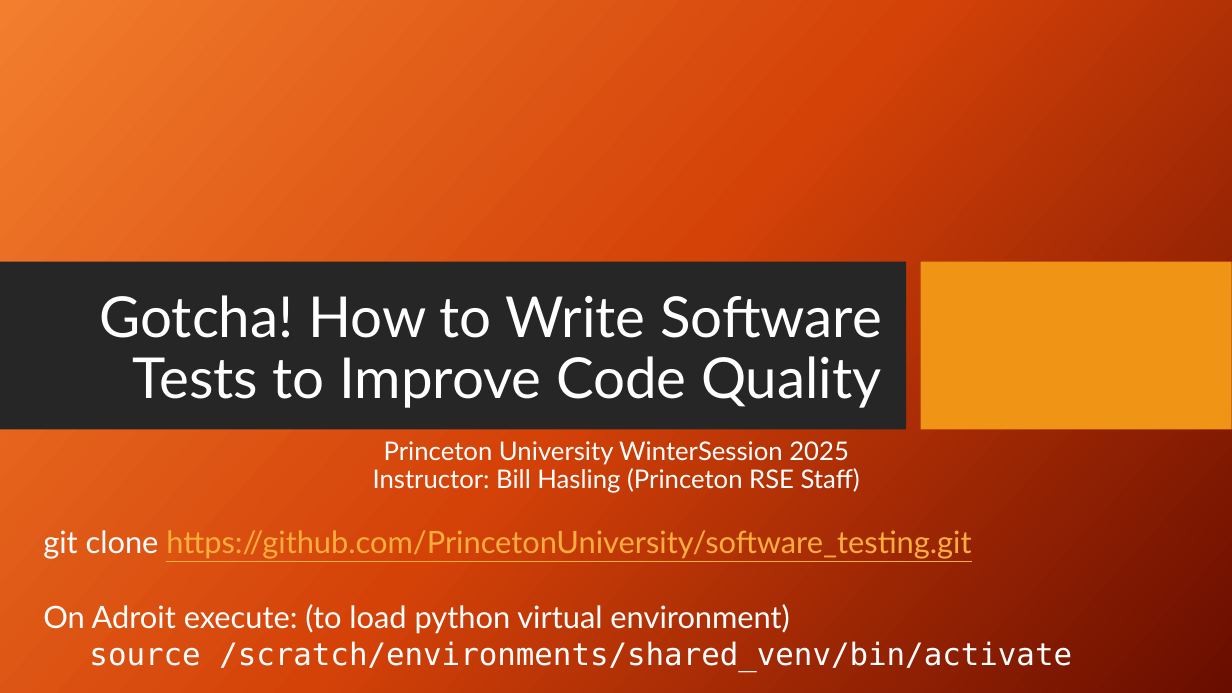
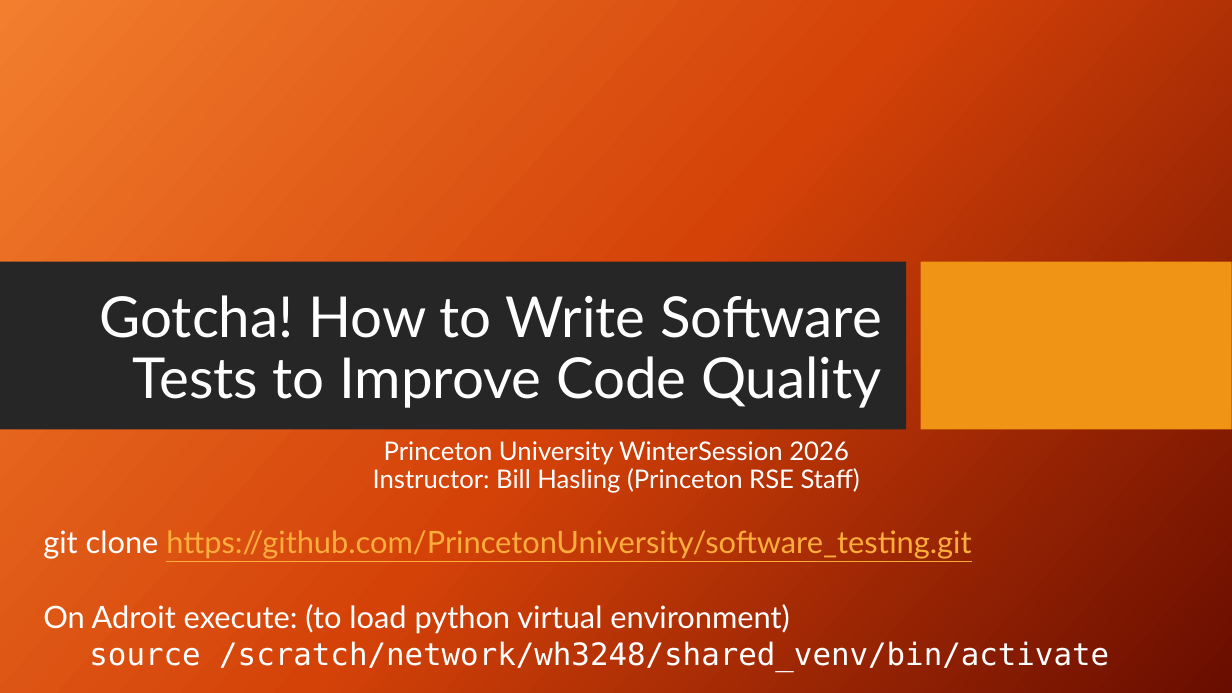
Before and after one commit to PrincetonUniversity/software_testing, a slide deck: slide 1 of UnitTestingSlides.pptx. Drawn at 1232x693 pixels with LibreOffice and Linux fonts; fonts in the diff are those of the drawing; background and template pictures are left out. Boxes give left, top, right and bottom in pixels: in the first picture for what was removed or moved away, otherwise in the second. Text is boxed around its words. In the diff, an @@ line names an element or a change of style, - is before the commit and + after.

Commit message:
update slides for 2026

```diff
--- a/UnitTestingSlides.pptx
+++ b/UnitTestingSlides.pptx
@@ subtitle at (384, 441, 849, 465): text changed @@
-Princeton University WinterSession 2025
+Princeton University WinterSession 2026
@@ text at (89, 639, 1109, 671): text changed @@
-source /scratch/environments/shared_venv/bin/activate
+source /scratch/network/wh3248/shared_venv/bin/activate
```
Also in this commit, not shown: 4 other slides changed, 1 slide added.
